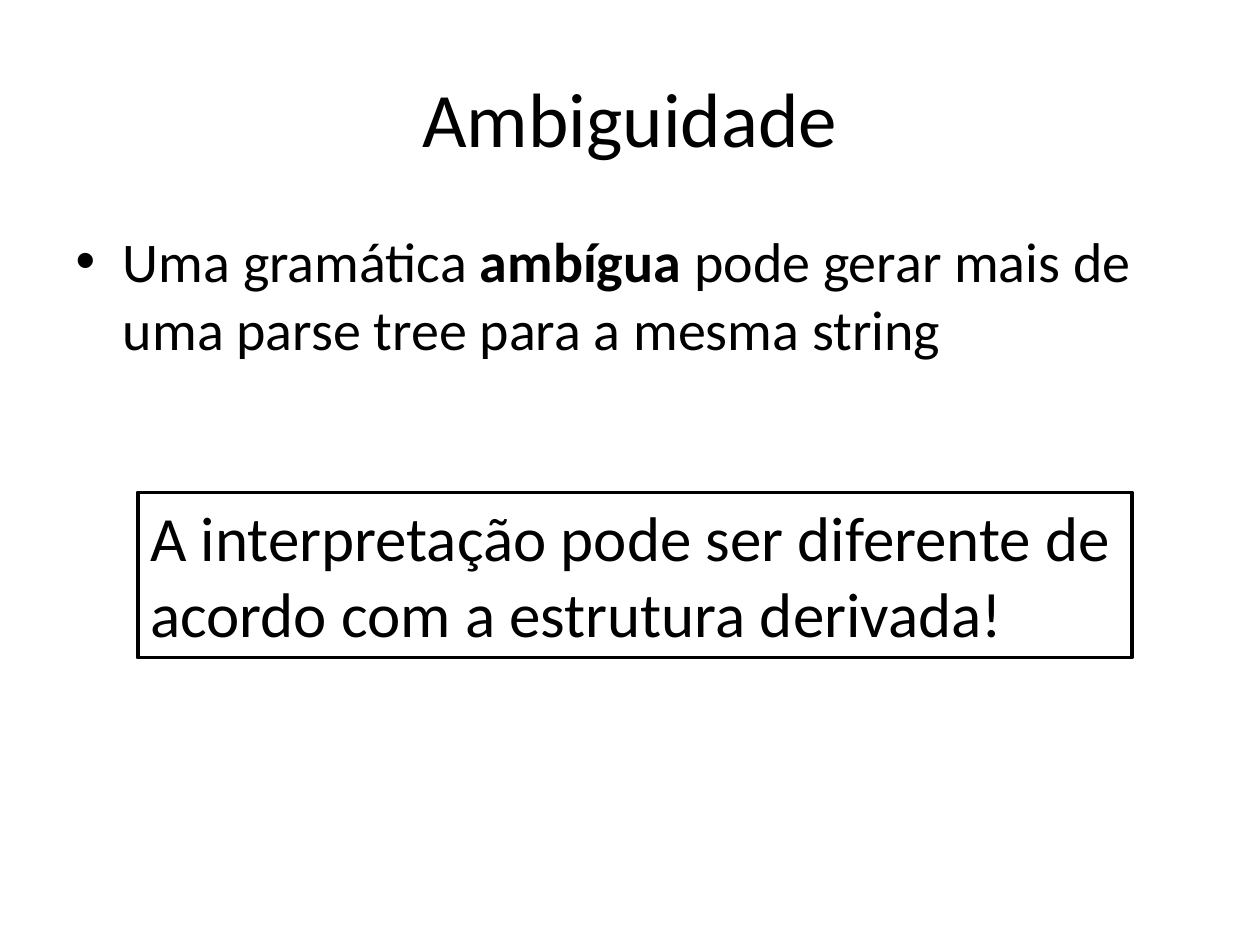
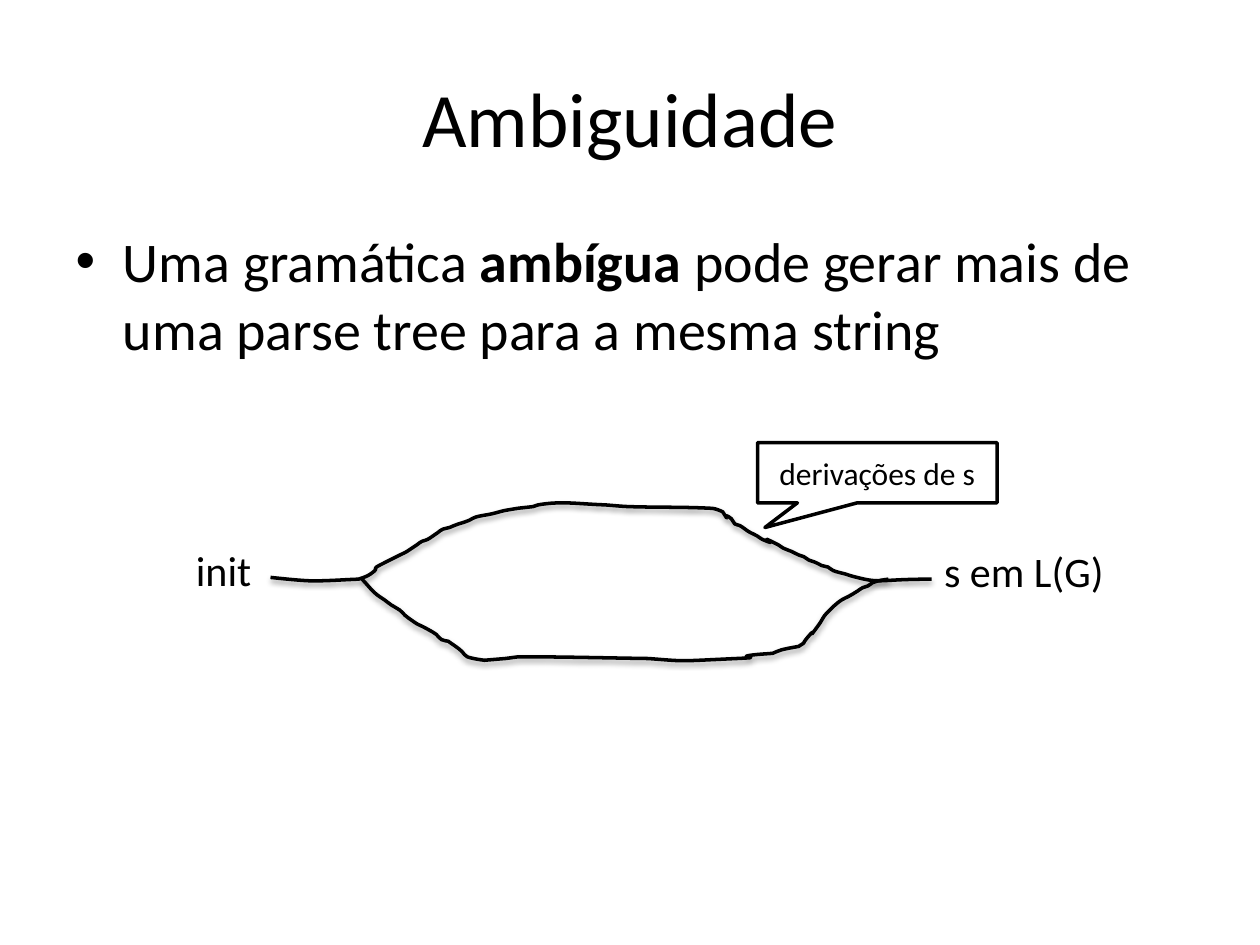
Before and after one commit to damorim/compilers-cin, a slide deck: slide 23 of slides-aulas/conceitos-basicos.pptx (slide 22 before the commit). Drawn at 1260x945 pixels with LibreOffice and Linux fonts; fonts in the diff are those of the drawing. Boxes give left, top, right and bottom in pixels: in the first picture for what was removed or moved away, otherwise in the second. Text is boxed around its words. In the diff, an @@ line names an element or a change of style, - is before the commit and + after.

```diff
--- a/slides-aulas/conceitos-basicos.pptx
+++ b/slides-aulas/conceitos-basicos.pptx
@@ speech box added at box(757, 442, 997, 503), fill #FFFFFF, outline #000000 2 pt, 18 pt, text #000000 @@
+derivações de s
@@ rectangle removed at box(137, 493, 1131, 658) @@
-A interpretação pode ser diferente de acordo com a estrutura derivada!
@@ freeform shape added at box(271, 503, 932, 581), outline #000000 2 pt @@
@@ text added at box(196, 557, 251, 587), 24 pt, text #000000 @@
+init
@@ text added at box(944, 556, 1104, 593), 24 pt, text #000000 @@
+s em L(G)
@@ freeform shape added at box(362, 580, 888, 662), outline #000000 2 pt @@
```
Also in this commit, not shown: 5 other slides changed, 1 slide added, 1 other file.
